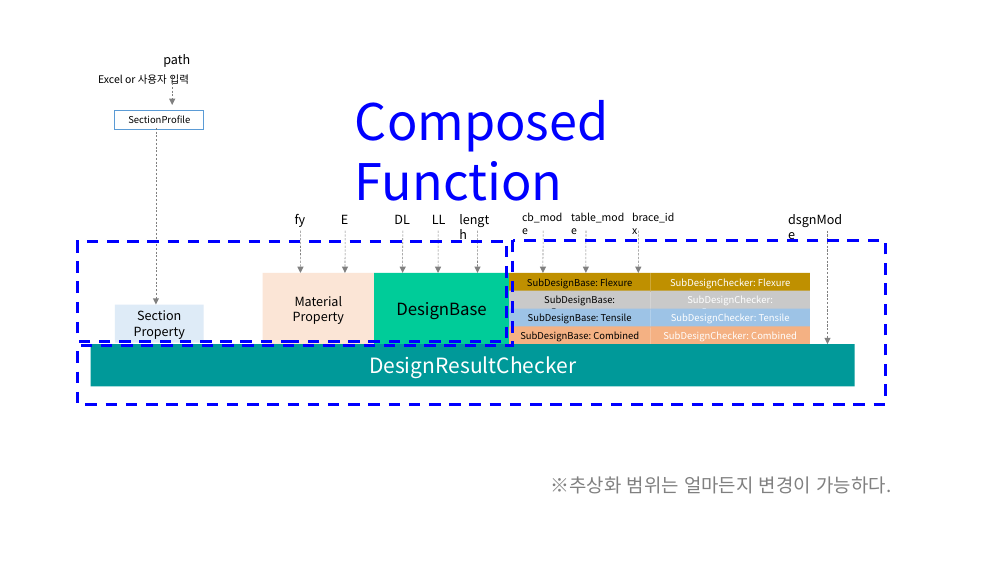
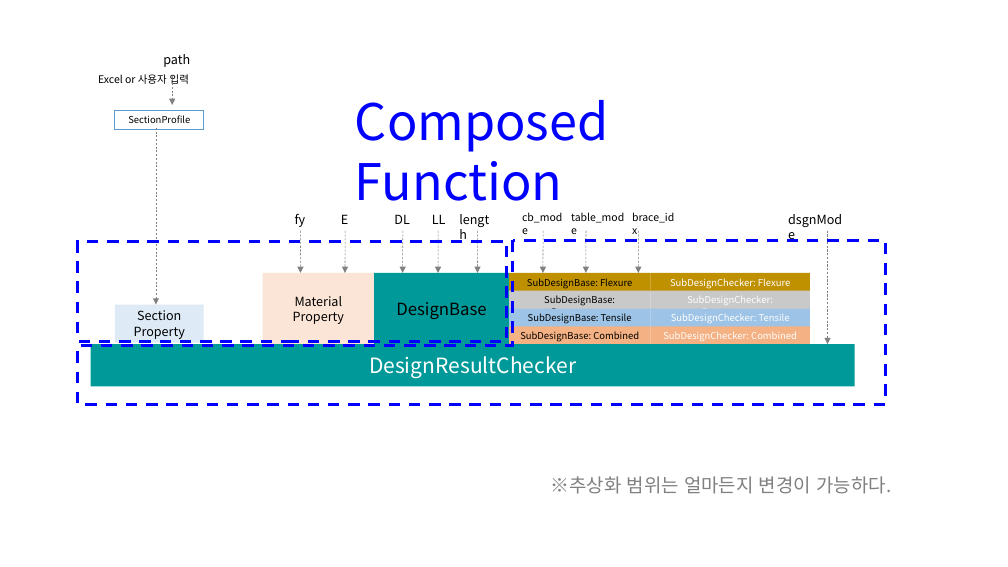
Before and after one commit to hnanmal/mkcljpt_volume, a slide deck: slide 9 of documentum/건축심화세미나(2022)/22020926_AISC Chapter H Combined Forces/class structure diagram.pptx. Drawn at 1008x567 pixels with LibreOffice and Linux fonts; fonts in the diff are those of the drawing. Boxes give left, top, right and bottom in pixels: in the first picture for what was removed or moved away, otherwise in the second. Text is boxed around its words. In the diff, an @@ line names an element or a change of style, - is before the commit and + after.

```diff
--- a/documentum/건축심화세미나(2022)/22020926_AISC Chapter H Combined Forces/class structure diagram.pptx
+++ b/documentum/건축심화세미나(2022)/22020926_AISC Chapter H Combined Forces/class structure diagram.pptx
@@ rectangle "DesignBase" at box(374, 273, 509, 344): fill #00CC99 to #009999 @@
```
Also in this commit, not shown: 2 other slides changed, 4 other files.
